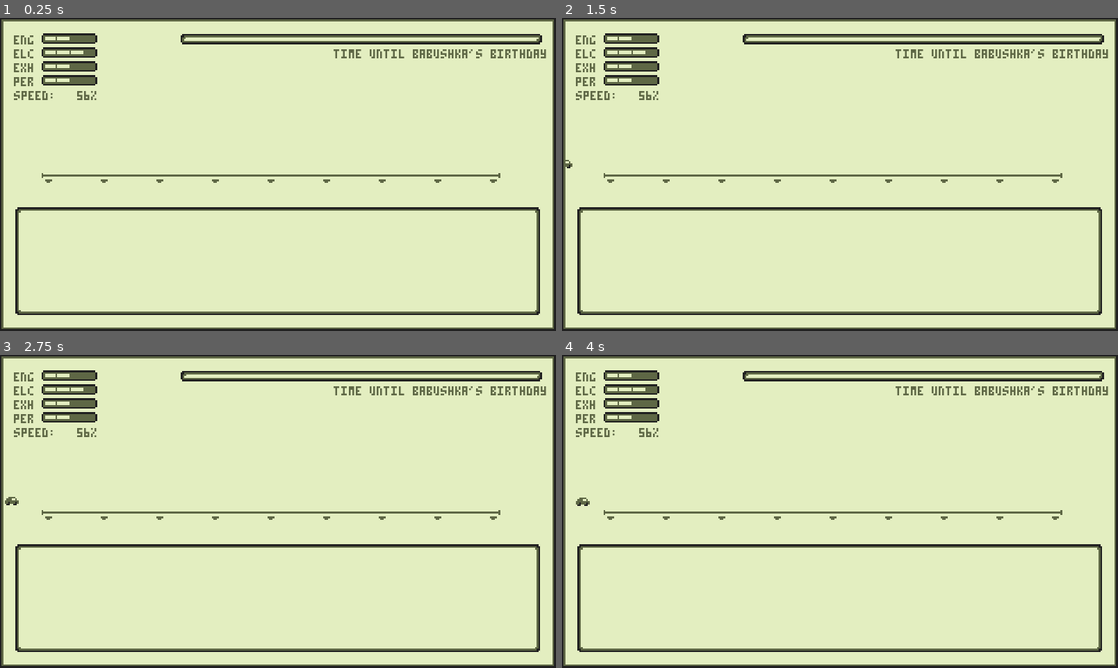
Above: before the commit, frames 1-4 (two rows, left to right).
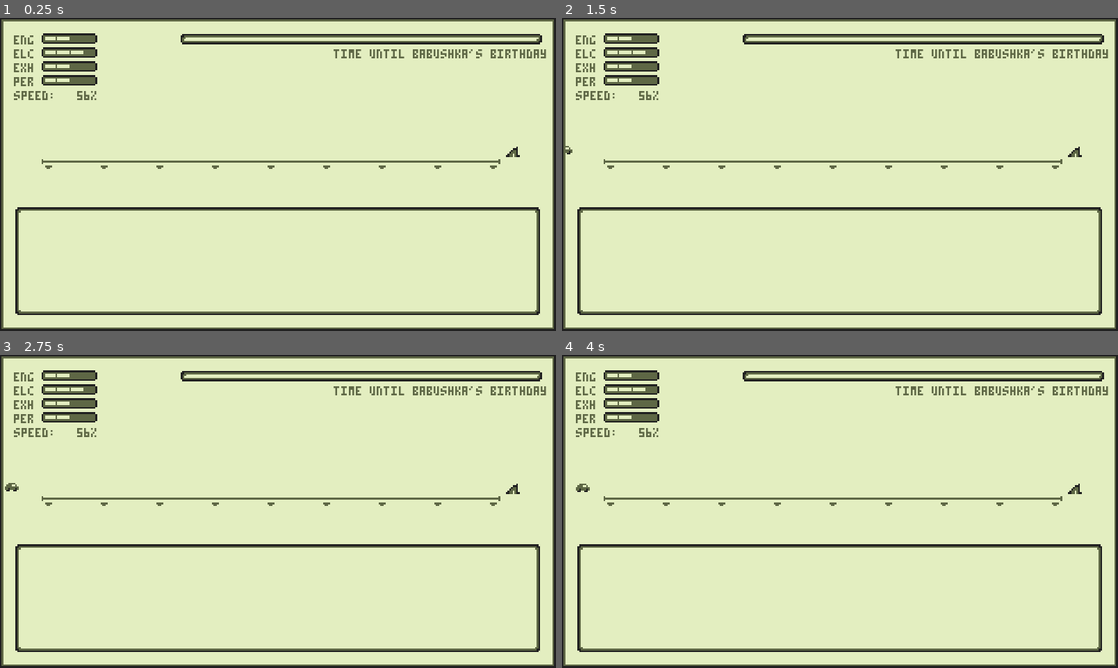
Above: after the commit, the same moments.

Repository: m-trigo/laika
Game: Godot game, scene res://src/scenes/Main.tscn
Two runs of this game, one before a commit and one after it. Both use one fixed random seed, a clock stepped at 60 frames per second and the inputs below. Sound files missing from this copy of the repository are replaced by a short silence.
Inputs:
- Up to frame 1 (0.25 s): no input
- Up to frame 2 (1.5 s): tap Enter at 0.5 s; tap 1 at 0.6 s; tap 2 at 1.35 s
- Up to frame 3 (2.75 s): tap 3 at 2.1 s
- Up to frame 4 (4 s): tap 4 at 2.85 s; tap 1 at 3.6 s

The runs differ from the first frame. In frame 1, 1.4% of the frame differs, in the area x 7-94%, y 41-53%; in frame 2, 1.4%; in frame 3, 1.5%, in the area x 0-94%, y 40-53%; in frame 4, 1.5%.

Commit message:
Adds babushka's house. Might get removed because it's ugly

Diff:
--- a/src/scenes/Main.tscn
+++ b/src/scenes/Main.tscn
@@ -10,6 +10,7 @@
 [ext_resource path="res://assets/audio/mounta_king.wav" type="AudioStream" id=8]
 [ext_resource path="res://assets/sprites/time_bar_empty.png" type="Texture" id=9]
 [ext_resource path="res://assets/sprites/time_bar_full.png" type="Texture" id=10]
+[ext_resource path="res://assets/sprites/house.png" type="Texture" id=11]
 
 [node name="Main" type="Node2D"]
 script = ExtResource( 1 )
@@ -65,6 +66,11 @@
 }
 
 [node name="Track" parent="." instance=ExtResource( 7 )]
+position = Vector2( 0, -8 )
+
+[node name="house" type="Sprite" parent="Track"]
+position = Vector2( 295, 84 )
+texture = ExtResource( 11 )
 
 [node name="Frame" type="Sprite" parent="."]
 texture = ExtResource( 2 )
Binary file added: assets/sprites/house.png
Not shown, added: assets/sprites/house.png.import
Not shown: 1 places in src/scenes/Main.tscn that only renumber resources
